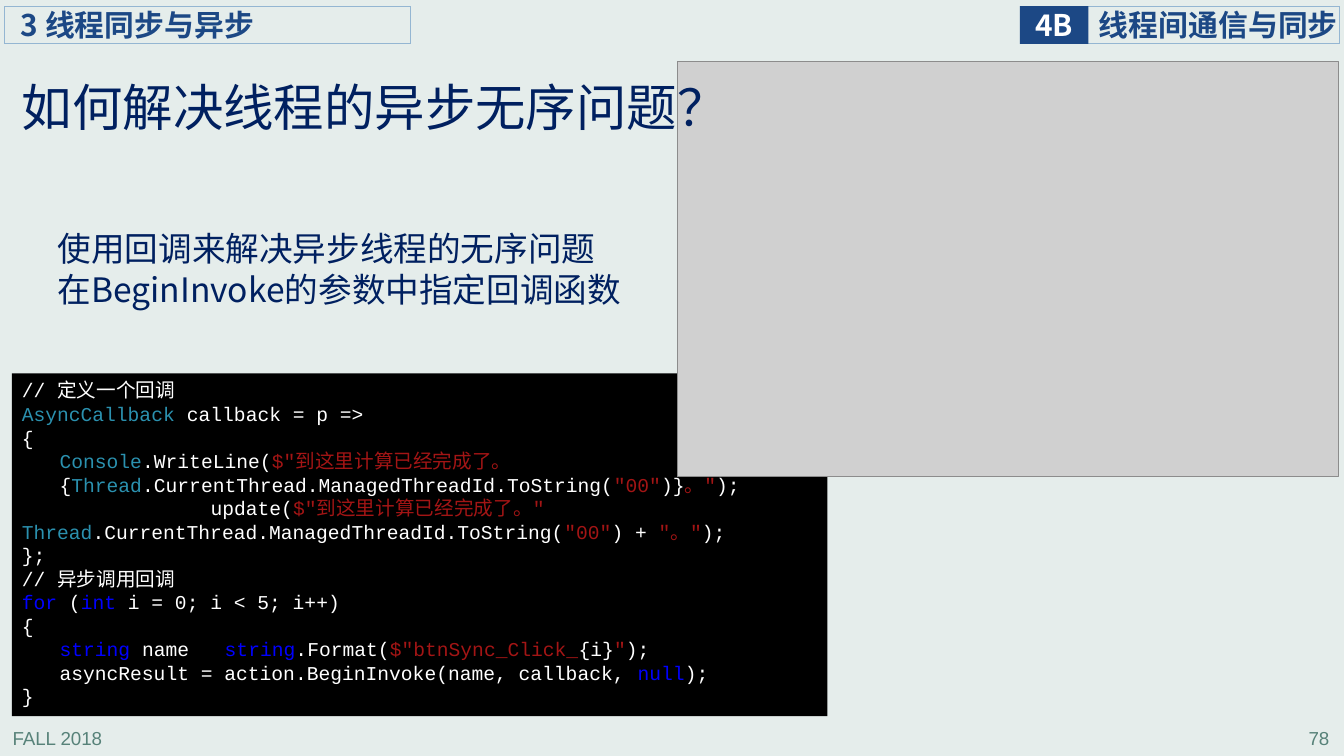
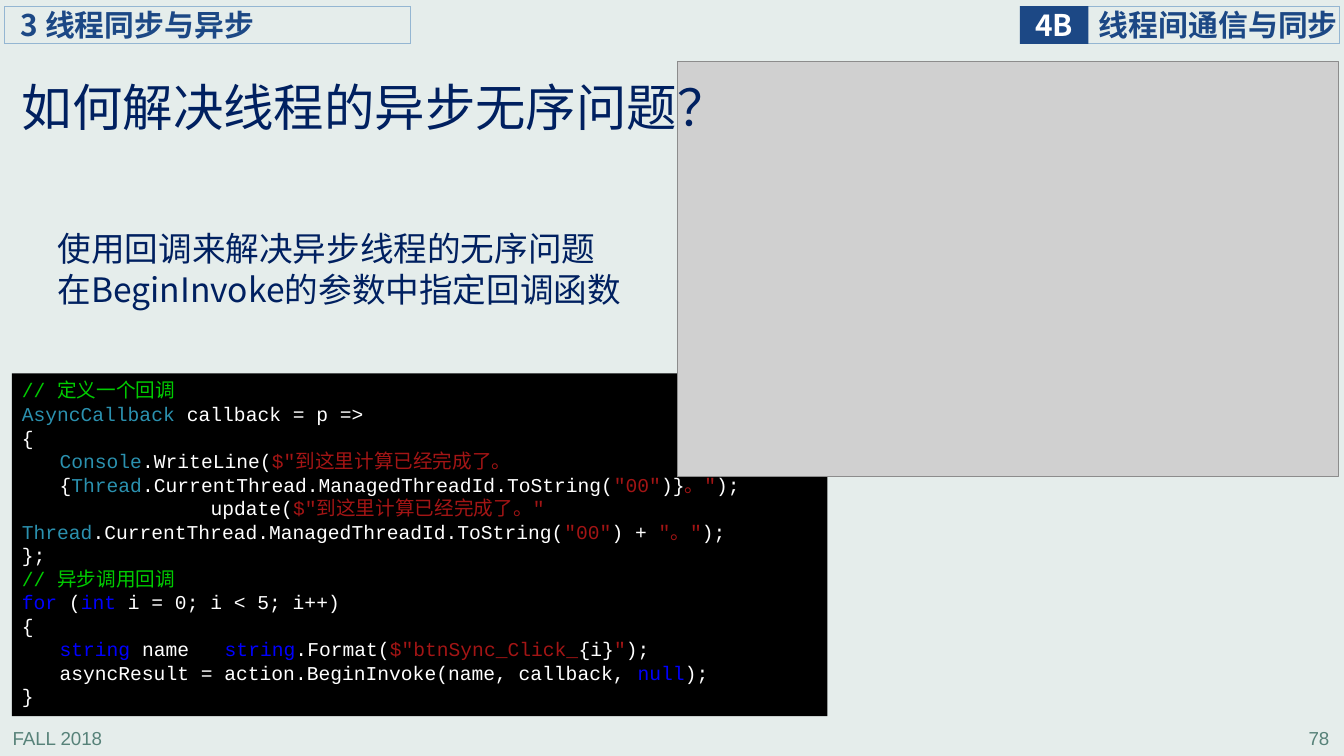
Before and after one commit to jichenghu/ppt_programmingWindows, a slide deck: slide 78 of programmingWindows_4.pptx. Drawn at 1344x756 pixels with LibreOffice and Linux fonts; fonts in the diff are those of the drawing; grey boxes stand for pictures. Boxes give left, top, right and bottom in pixels: in the first picture for what was removed or moved away, otherwise in the second. Text is boxed around its words. In the diff, an @@ line names an element or a change of style, - is before the commit and + after.

```diff
--- a/programmingWindows_4.pptx
+++ b/programmingWindows_4.pptx
@@ text in rectangle at bbox=[57, 380, 175, 588]: text colour #FFFFFF to #00CC00 in "// 定义一个回调", "// 异步调用回调" @@
```
Also in this commit, not shown: 3 other slides changed.
